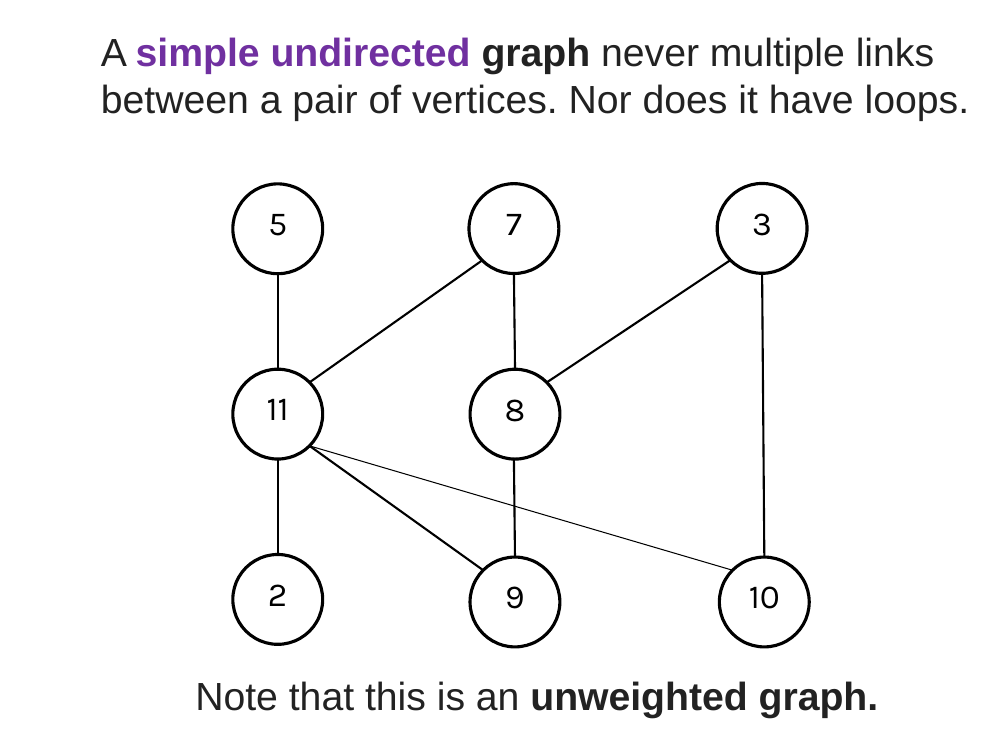
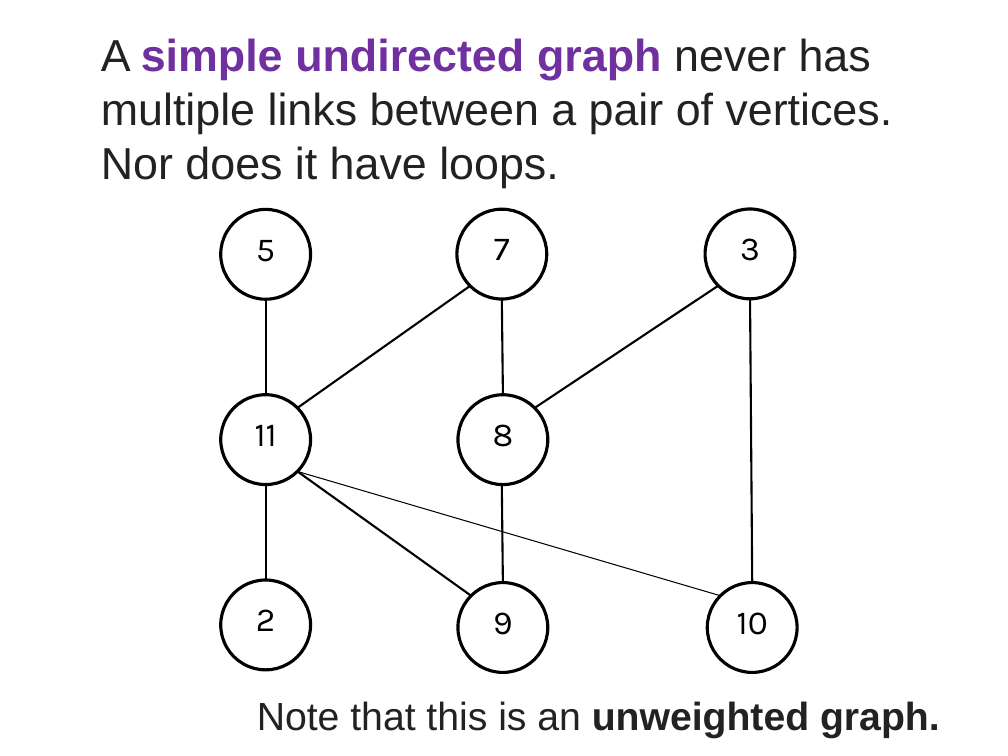
Before and after one commit to Cy-FairCS/cs3, a slide deck: slide 11 of u09a_graphTheory/notes/0 Graph Theory Terminology/Graph Theory Terms.pptx (slide 10 before the commit). Drawn at 1008x756 pixels with LibreOffice and Linux fonts; fonts in the diff are those of the drawing; background and template pictures are left out. Boxes give left, top, right and bottom in pixels: in the first picture for what was removed or moved away, otherwise in the second. Text is boxed around its words. In the diff, an @@ line names an element or a change of style, - is before the commit and + after.

```diff
--- a/u09a_graphTheory/notes/0 Graph Theory Terminology/Graph Theory Terms.pptx
+++ b/u09a_graphTheory/notes/0 Graph Theory Terminology/Graph Theory Terms.pptx
@@ text at [101,38,892,188]: text changed; size 28 to 32 pt @@
-A simple undirected graph never multiple links between a pair of vertices. Nor does it have loops.
+A simple undirected graph never has multiple links between a pair of vertices.
+Nor does it have loops.
@@ 9 lines, 8 ellipses: place and size @@
-9 lines, 8 ellipses at [233,183,809,647]
+9 lines, 8 ellipses at [221,209,797,672]
@@ text "Note that this is an ...": place and size @@
-text "Note that this is an ..." at [195,681,879,718]
+text "Note that this is an ..." at [257,701,940,738]
```
Also in this commit, not shown: 16 other slides changed, 8 slides added, 1 slide removed, 31 other files.
